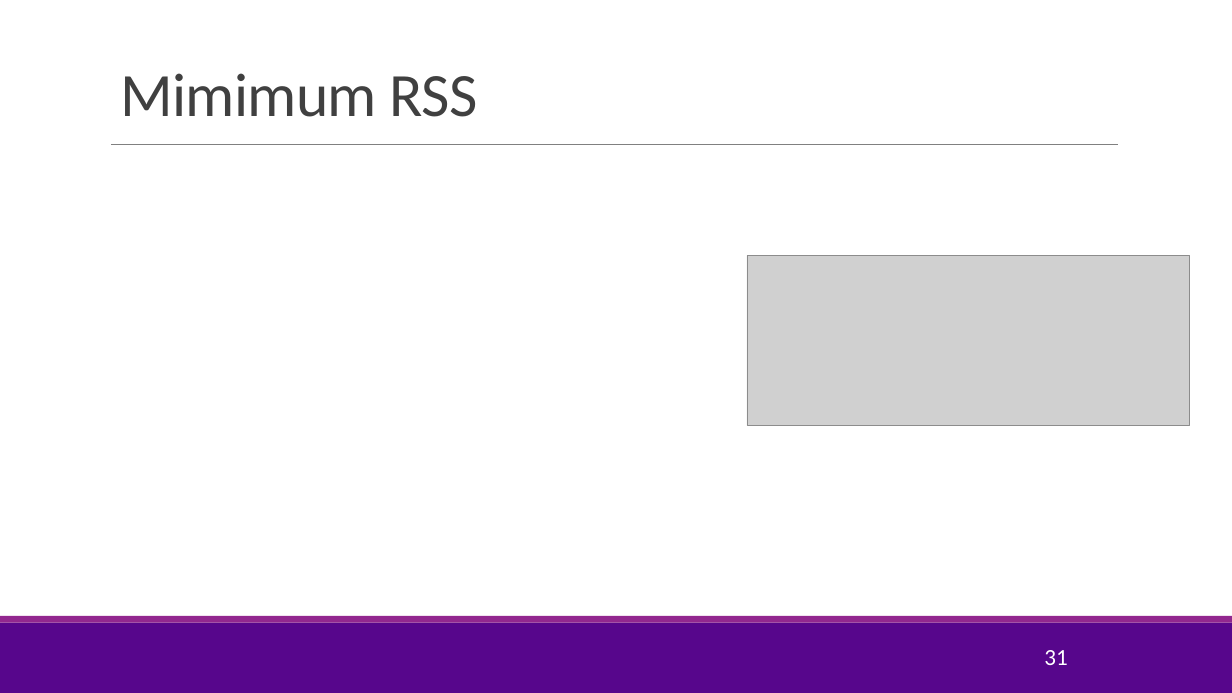
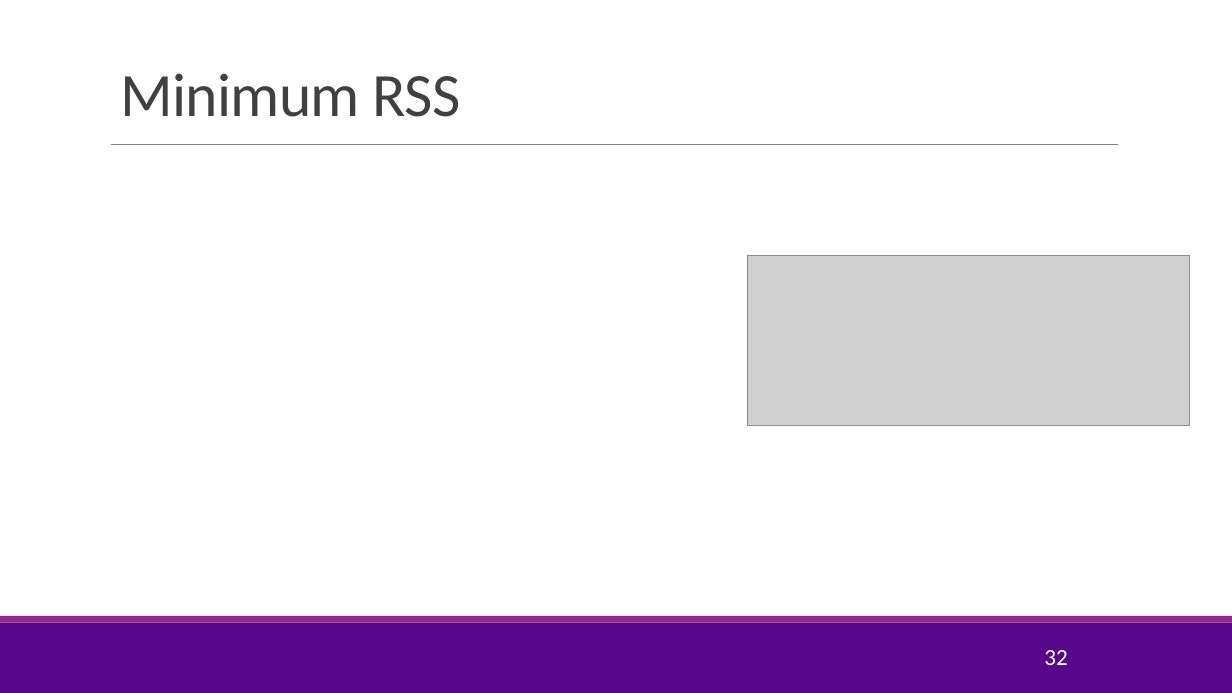
Before and after one commit to joshzzl/introml, a slide deck: slide 32 of lectures/Lect02_SimpRegression.pptx (slide 31 before the commit). Drawn at 1232x693 pixels with LibreOffice and Linux fonts; fonts in the diff are those of the drawing; grey boxes stand for pictures; background and template pictures are left out. Boxes give left, top, right and bottom in pixels: in the first picture for what was removed or moved away, otherwise in the second. Text is boxed around its words. In the diff, an @@ line names an element or a change of style, - is before the commit and + after.

```diff
--- a/lectures/Lect02_SimpRegression.pptx
+++ b/lectures/Lect02_SimpRegression.pptx
@@ title at (120,73,461,117): text changed @@
-Mimimum RSS
+Minimum RSS
@@ page number at (1044,650,1067,665): text changed @@
-31
+32
```
Also in this commit, not shown: 5 other slides changed, 1 slide added, 1 slide removed, 1 other file.
